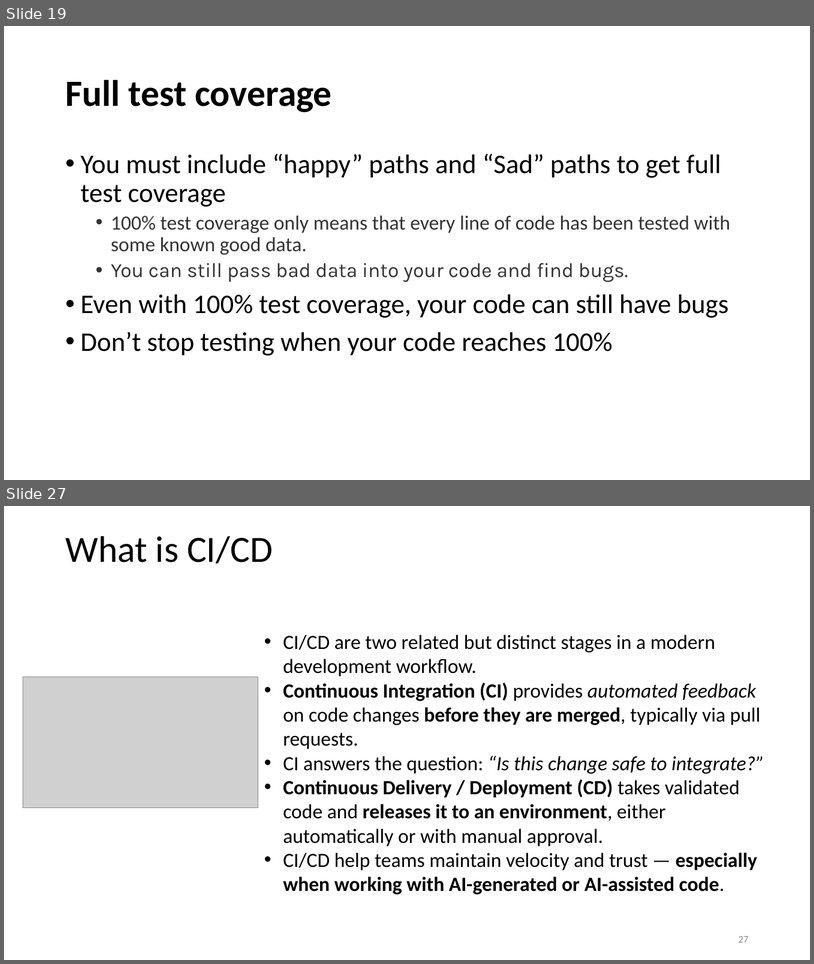
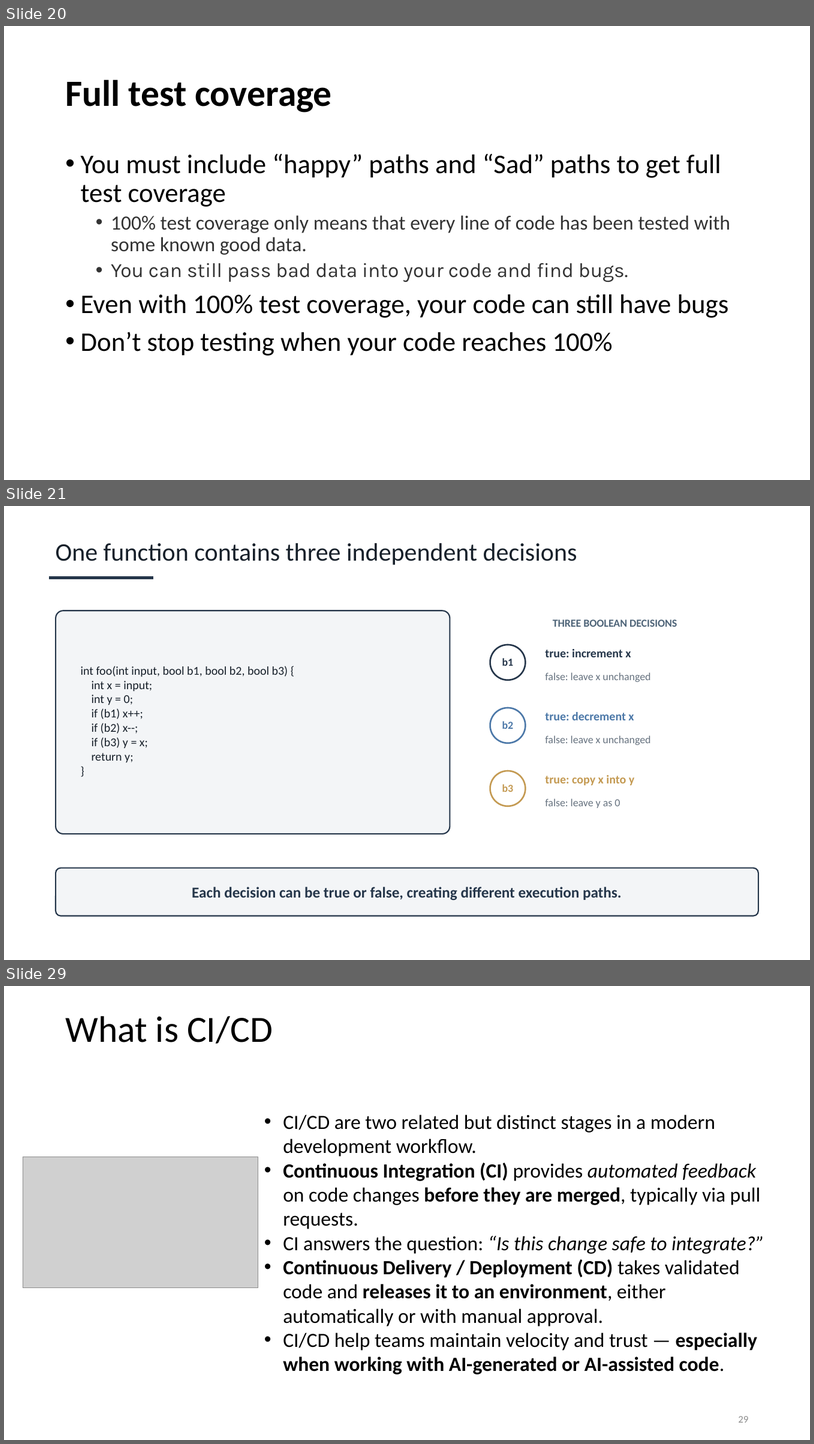
Before and after one commit to johnxu21/johnxu21.github.io, a slide deck: teaching/CS472/Timetable/Software-Testing-and-CI.pptx. Shown one above the other, each under a label of ours: slides 19 and 27 before the commit, slides 20, 21 and 29 after it; the slides between them are not shown. The pictures are 814x964 and 814x1444 pixels, drawn with LibreOffice and Linux fonts; fonts in the diff are those of the drawing; grey boxes stand for pictures. Boxes give left, top, right and bottom in pixels: in the first picture for what was removed or moved away, otherwise in the second. Text is boxed around its words. In the diff, an @@ line names an element or a change of style, - is before the commit and + after.

```diff
--- a/teaching/CS472/Timetable/Software-Testing-and-CI.pptx
+++ b/teaching/CS472/Timetable/Software-Testing-and-CI.pptx
@@ slide 21 added at <box>4,506,810,960</box>, background #FFFFFF @@
@@ text added at <box>56,543,578,565</box>, 30 pt, text #17202A @@
+One function contains three independent decisions
@@ rectangle added at <box>50,577,153,579</box>, fill #25364A, outline #25364A 0 pt @@
@@ rounded rectangle added at <box>56,610,450,834</box>, fill #F3F5F7, outline #25364A 1.5 pt @@
@@ text added at <box>553,619,677,627</box>, 12.8 pt, text #4E6478, bold @@
+THREE BOOLEAN DECISIONS
@@ ellipse added at <box>491,645,525,679</box>, fill #FFFFFF, outline #25364A 1.88 pt @@
@@ text added at <box>545,649,631,657</box>, 14.2 pt, text #25364A, bold @@
+true: increment x
@@ text added at <box>81,666,288,762</box>, 14.2 pt, text #17202A @@
+int foo(int input, bool b1, bool b2, bool b3) {
+int x = input;
+int y = 0;
+if (b1) x++;
+if (b2) x--;
+if (b3) y = x;
+return y;
+}
@@ text added at <box>503,658,514,666</box>, 12.8 pt, text #25364A, bold @@
+b1
@@ text added at <box>545,672,651,682</box>, 12.8 pt, text #66727F @@
+false: leave x unchanged
@@ ellipse added at <box>491,708,525,742</box>, fill #FFFFFF, outline #4C78A8 1.88 pt @@
@@ text added at <box>503,721,514,729</box>, 12.8 pt, text #4C78A8, bold @@
+b2
@@ text added at <box>545,712,634,720</box>, 14.2 pt, text #4C78A8, bold @@
+true: decrement x
@@ text added at <box>545,735,651,745</box>, 12.8 pt, text #66727F @@
+false: leave x unchanged
@@ ellipse added at <box>491,771,525,806</box>, fill #FFFFFF, outline #C49A52 1.88 pt @@
@@ text added at <box>545,775,635,785</box>, 14.2 pt, text #C49A52, bold @@
+true: copy x into y
@@ text added at <box>503,784,514,792</box>, 12.8 pt, text #C49A52, bold @@
+b3
@@ text added at <box>545,798,620,808</box>, 12.8 pt, text #66727F @@
+false: leave y as 0
@@ rounded rectangle added at <box>56,868,758,916</box>, fill #F3F5F7, outline #25364A 1.5 pt @@
@@ text added at <box>192,886,622,900</box>, 18 pt, text #25364A, bold @@
+Each decision can be true or false, creating different execution paths.
@@ what was slide 19 is now slide 20 @@
@@ what was slide 27 is now slide 29 @@
@@ page number at <box>738,1416,749,1422</box>: text changed @@
-27
+29
```
Also in this commit, not shown: 5 slides changed, 12 other slides added, 11 slides removed, 3 other files.
